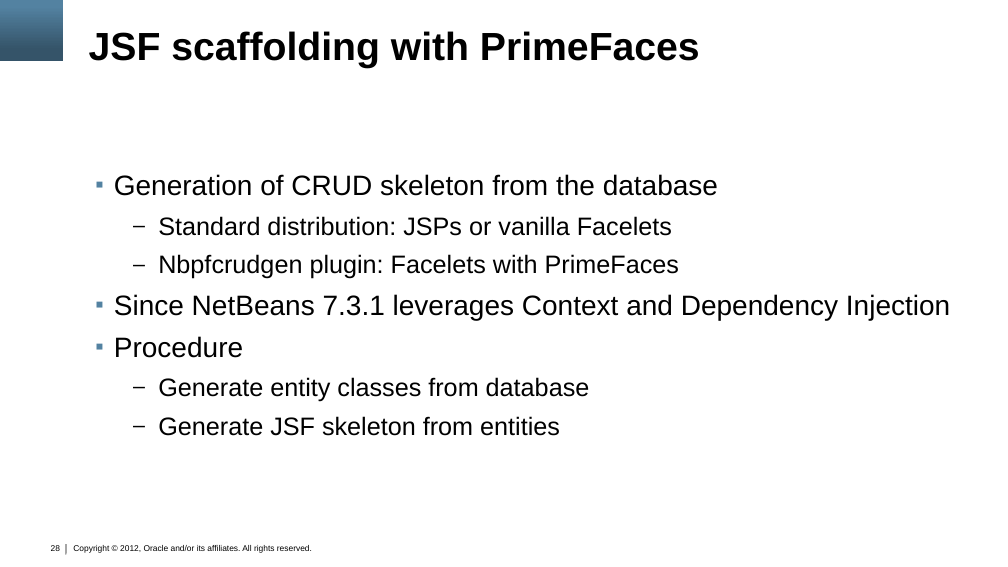
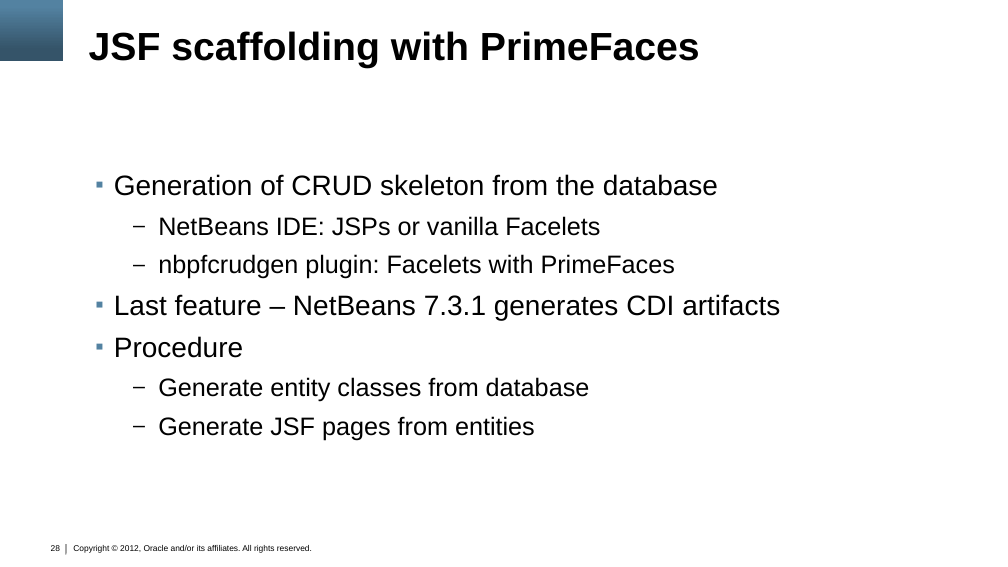
Before and after one commit to marfous/j1demo-pf, a slide deck: slide 28 of con3638.pptx. Drawn at 1008x567 pixels with LibreOffice and Linux fonts; fonts in the diff are those of the drawing; background and template pictures are left out. Boxes give left, top, right and bottom in pixels: in the first picture for what was removed or moved away, otherwise in the second. Text is boxed around its words. In the diff, an @@ line names an element or a change of style, - is before the commit and + after.

Commit message:
Tiny changes in the presentation

```diff
--- a/con3638.pptx
+++ b/con3638.pptx
@@ text at [114,216,780,320]: text changed @@
-  – Standard distribution: JSPs or vanilla Facelets
-  – Nbpfcrudgen plugin: Facelets with PrimeFaces
-▪ Since NetBeans 7.3.1 leverages Context and Dependency Injection
+  – NetBeans IDE: JSPs or vanilla Facelets
+  – nbpfcrudgen plugin: Facelets with PrimeFaces
+▪ Last feature – NetBeans 7.3.1 generates CDI artifacts
@@ text at [158,416,535,440]: text changed @@
-  – Generate JSF skeleton from entities
+  – Generate JSF pages from entities
```
